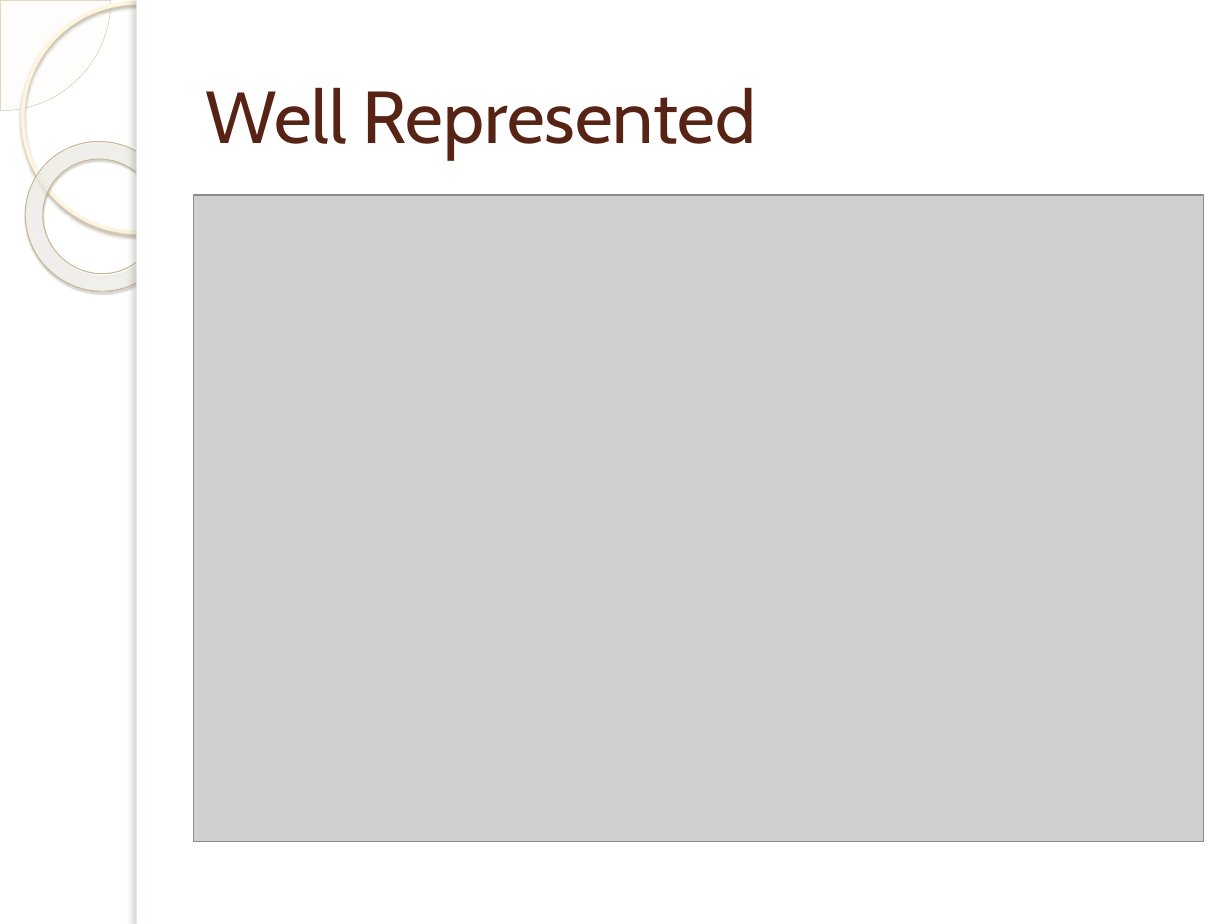
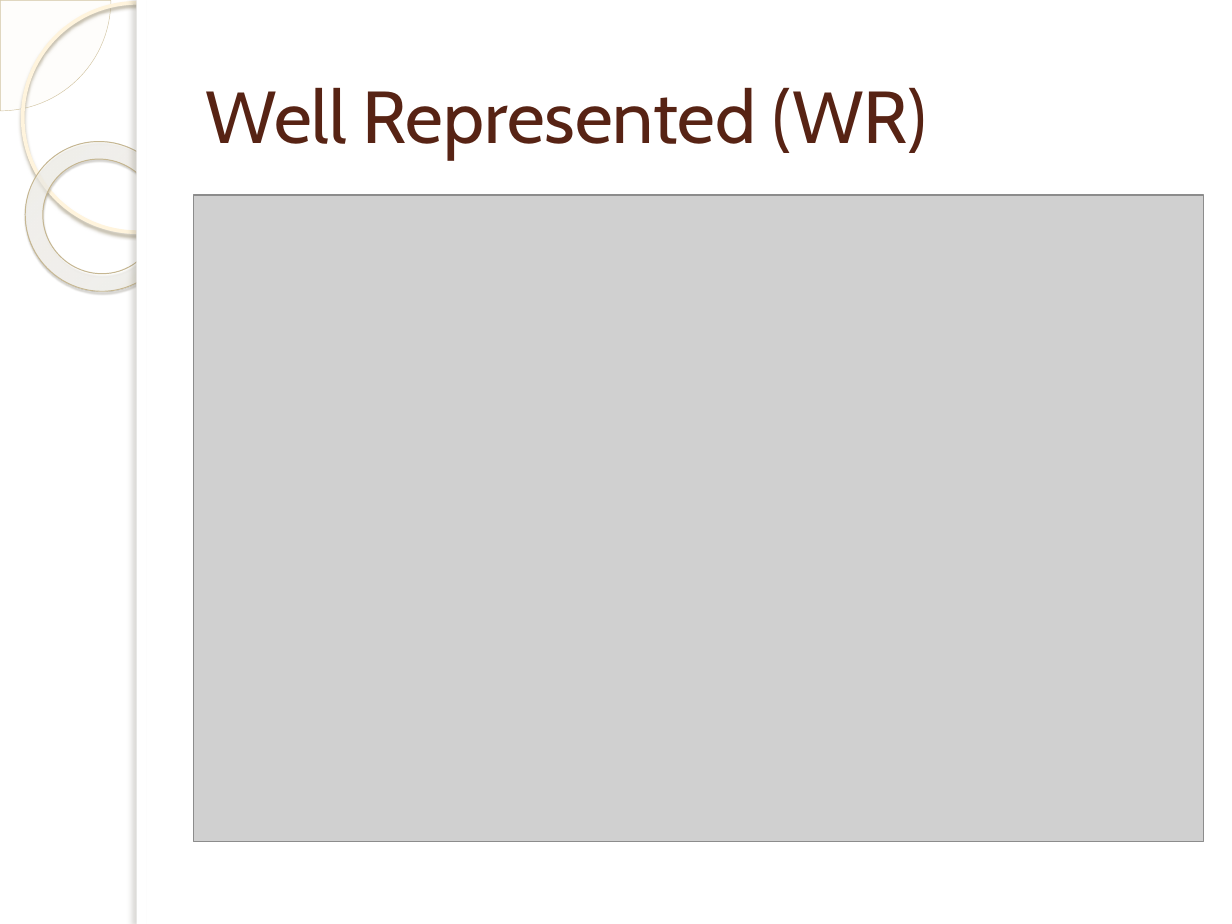
Before and after one commit to jayvelasco1990/big-data, a slide deck: slide 40 of Final Project/final_presentation.pptx. Drawn at 1232x924 pixels with LibreOffice and Linux fonts; fonts in the diff are those of the drawing; grey boxes stand for pictures; background and template pictures are left out. Boxes give left, top, right and bottom in pixels: in the first picture for what was removed or moved away, otherwise in the second. Text is boxed around its words. In the diff, an @@ line names an element or a change of style, - is before the commit and + after.

```diff
--- a/Final Project/final_presentation.pptx
+++ b/Final Project/final_presentation.pptx
@@ title at (206, 87, 927, 159): text changed @@
-Well Represented
+Well Represented (WR)
```
Also in this commit, not shown: 3 other files.
